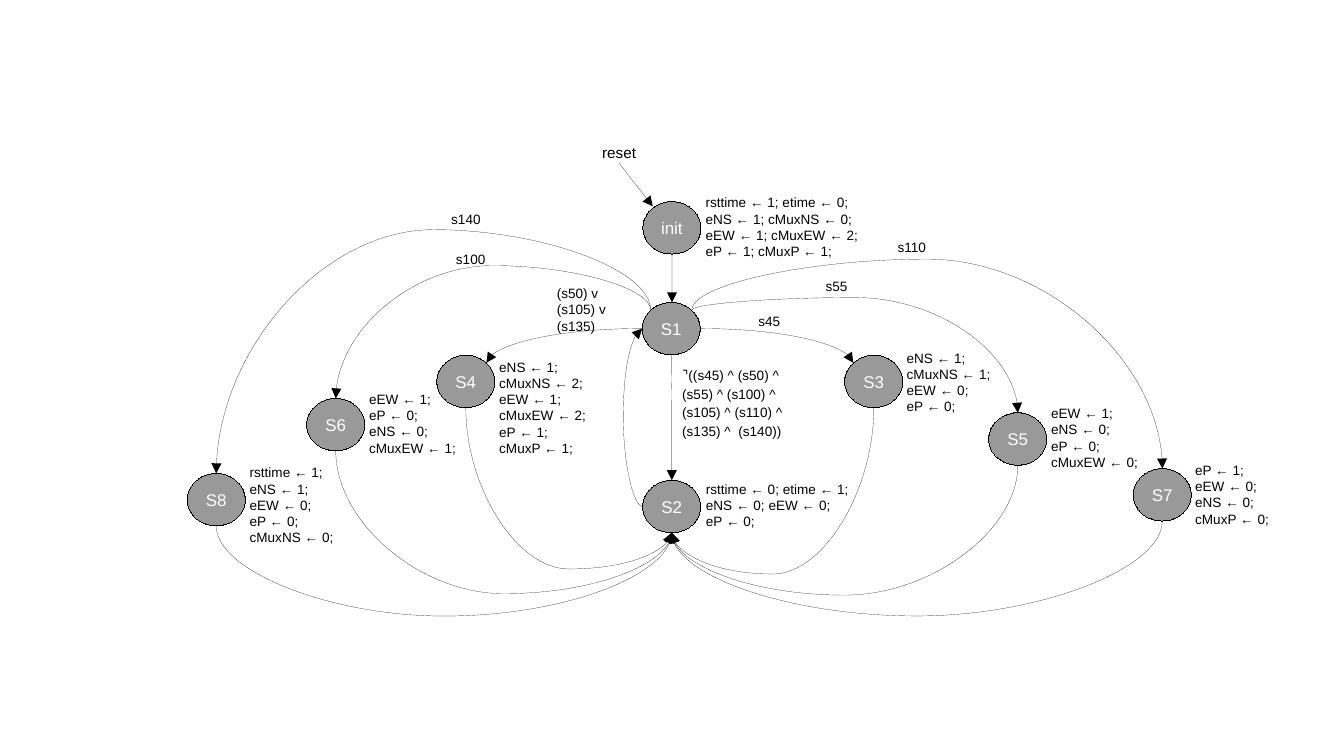
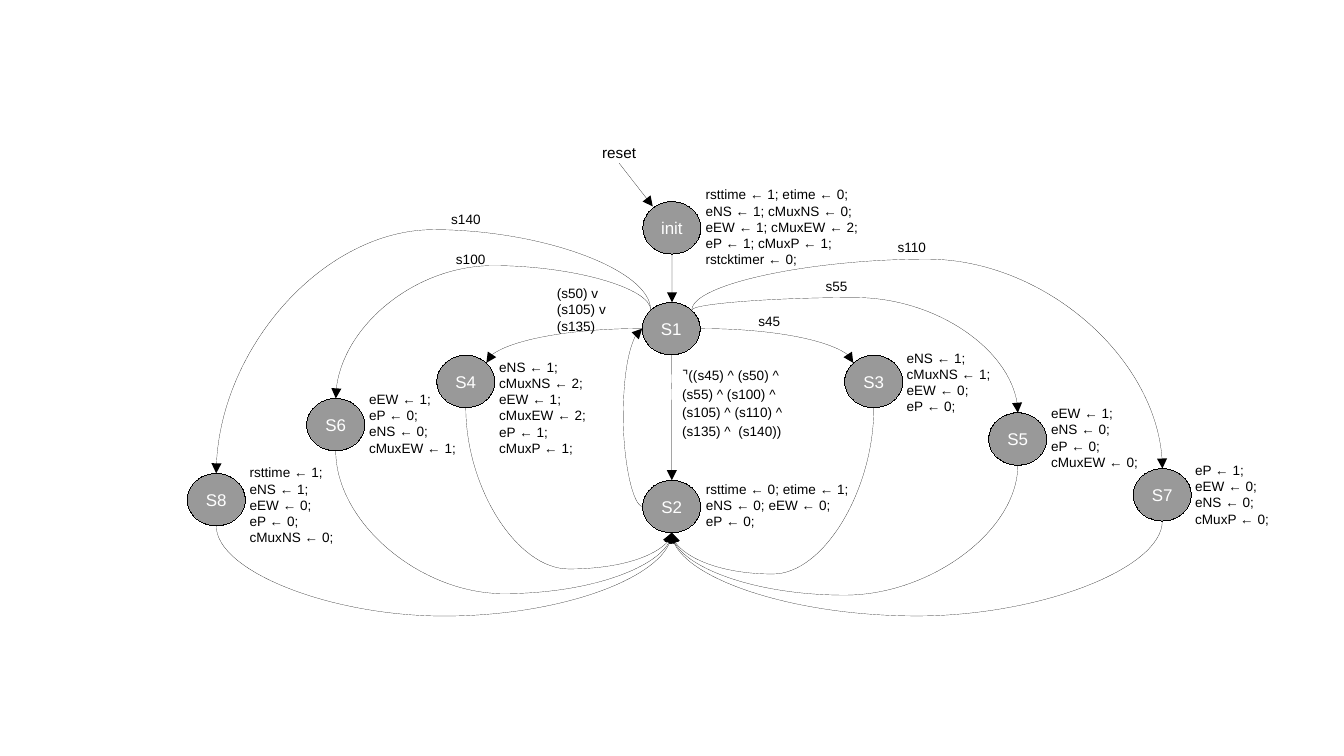
Before and after one commit to MatheusSchaly/--Old--INE5406-Sistemas-Digitais, a slide deck: slide 1 of Projeto_Semafaro/imagens/FSM/FSM.odp. Drawn at 1344x756 pixels with LibreOffice and Linux fonts; fonts in the diff are those of the drawing. Boxes give left, top, right and bottom in pixels: in the first picture for what was removed or moved away, otherwise in the second. Text is boxed around its words. In the diff, an @@ line names an element or a change of style, - is before the commit and + after.

```diff
--- a/Projeto_Semafaro/imagens/FSM/FSM.odp
+++ b/Projeto_Semafaro/imagens/FSM/FSM.odp
@@ title at (706,189,858,266): text changed @@
-rsttime ← 1; etime ← 0;
-eNS ← 1; cMuxNS ← 0;
-eEW ← 1; cMuxEW ← 2;
-eP ← 1; cMuxP ← 1;
+rsttime ← 1; etime ← 0;
+eNS ← 1; cMuxNS ← 0;
+eEW ← 1; cMuxEW ← 2;
+eP ← 1; cMuxP ← 1;
+rstcktimer ← 0;
```
Also in this commit, not shown: 7 other files.
